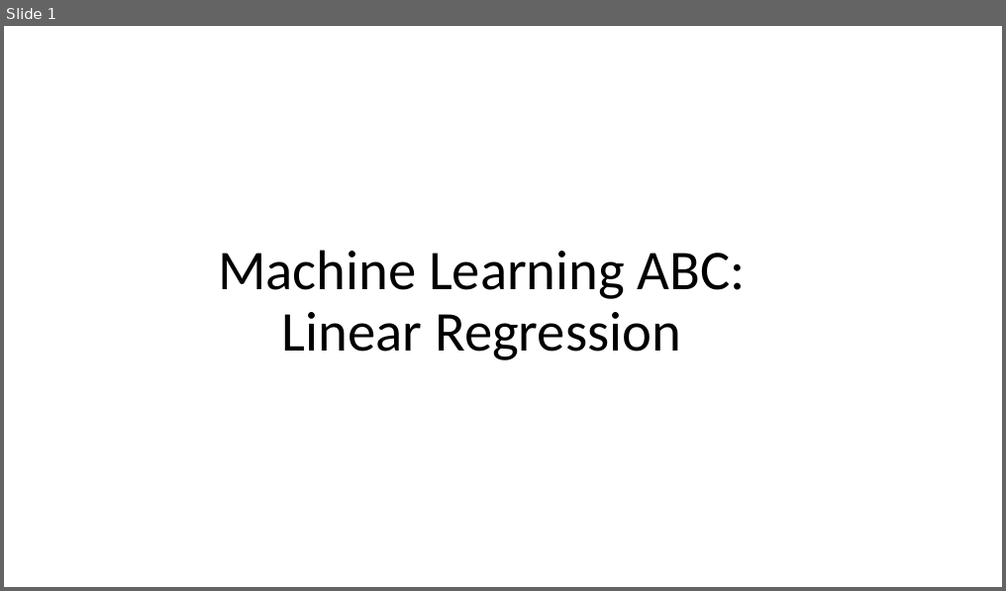
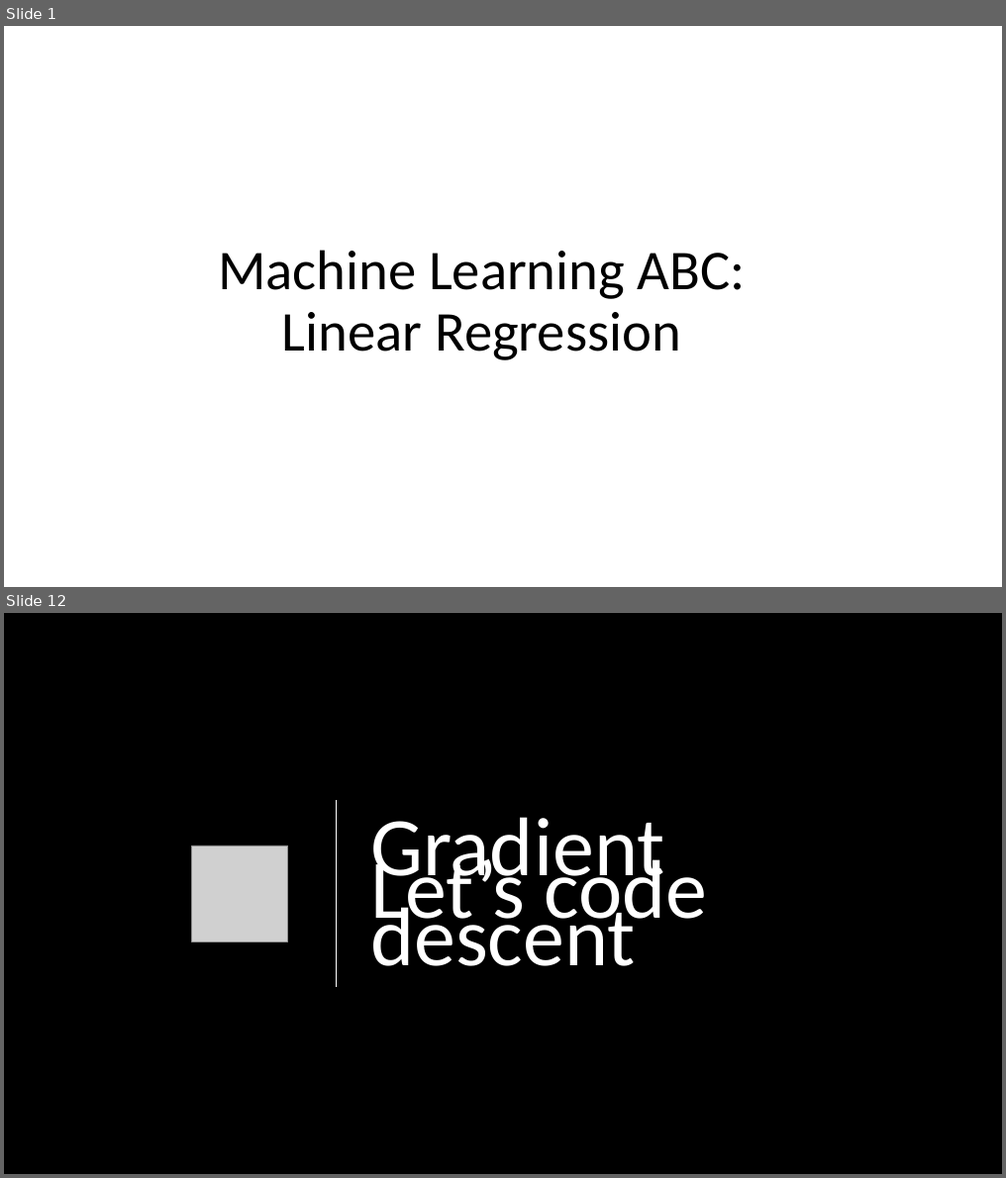
Before and after one commit to lekhasy/ML-presentation, a slide deck: presentation.pptx. Shown one above the other, each under a label of ours: slide 1 before the commit, slides 1 and 12 after it; the slides between them are not shown. The pictures are 1006x591 and 1006x1178 pixels, drawn with LibreOffice and Linux fonts; fonts in the diff are those of the drawing; grey boxes stand for pictures; background and template pictures are left out. Boxes give left, top, right and bottom in pixels: in the first picture for what was removed or moved away, otherwise in the second. Text is boxed around its words. In the diff, an @@ line names an element or a change of style, - is before the commit and + after.

```diff
--- a/presentation.pptx
+++ b/presentation.pptx
@@ slide 12 added at bbox=[4, 613, 1002, 1174], background picture (left out) @@
@@ line added from (337, 800) to (337, 987), #FFFFFF 1.5 pt @@
@@ title added at bbox=[370, 817, 664, 966], 80 pt, text #FFFFFF @@
+Gradient descent
@@ picture added at bbox=[192, 846, 288, 943] @@
@@ text added at bbox=[370, 849, 708, 937], 80 pt, text #FFFFFF @@
+Let’s code
```
Also in this commit, not shown: 4 slides changed, 7 other slides added, 2 slides removed.
